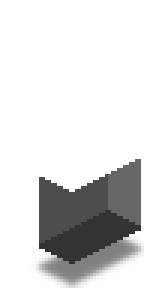
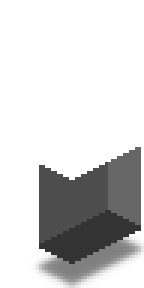
Comparing the layer stacks of the two 144px x 288px images. Changes:
painted on "Cover" over (x1=39, y1=147, x2=141, y2=192)
painted on "Side" over (x1=39, y1=162, x2=108, y2=171)
painted on "Front" over (x1=129, y1=147, x2=141, y2=153)
